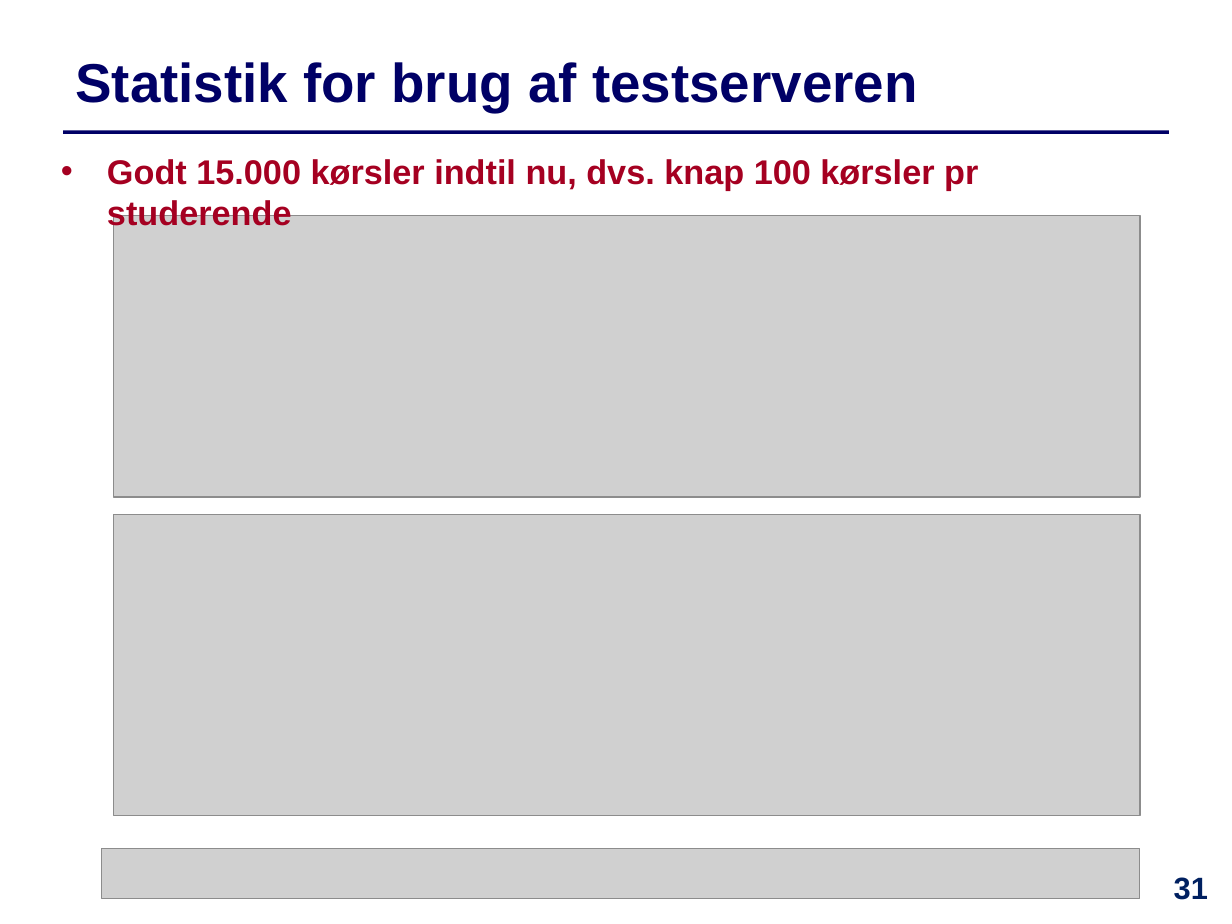
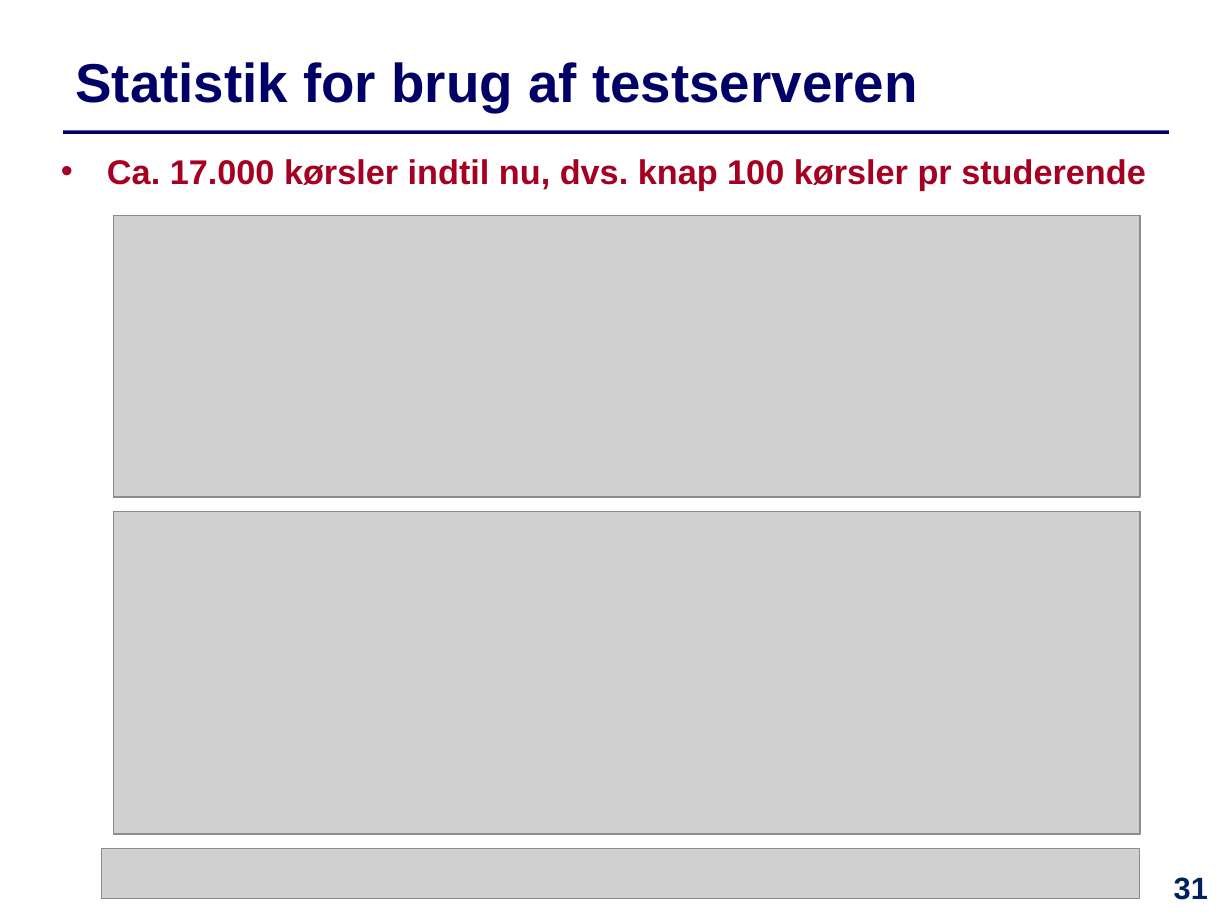
Before and after one commit to IntProgAU/Materiale, a slide deck: slide 31 of web/e22/uge_13/Slides-Uge13.pptx. Drawn at 1232x924 pixels with LibreOffice and Linux fonts; fonts in the diff are those of the drawing; grey boxes stand for pictures. Boxes give left, top, right and bottom in pixels: in the first picture for what was removed or moved away, otherwise in the second. Text is boxed around its words. In the diff, an @@ line names an element or a change of style, - is before the commit and + after.

```diff
--- a/web/e22/uge_13/Slides-Uge13.pptx
+++ b/web/e22/uge_13/Slides-Uge13.pptx
@@ text at (x1=107, y1=159, x2=1146, y2=191): text changed @@
-  • Godt 15.000 kørsler indtil nu, dvs. knap 100 kørsler pr studerende
+  • Ca. 17.000 kørsler indtil nu, dvs. knap 100 kørsler pr studerende
@@ picture resized from (x1=113, y1=515, x2=1140, y2=816) to (x1=113, y1=511, x2=1140, y2=833) @@
```
Also in this commit, not shown: 1 other slide changed, 1 other file.
